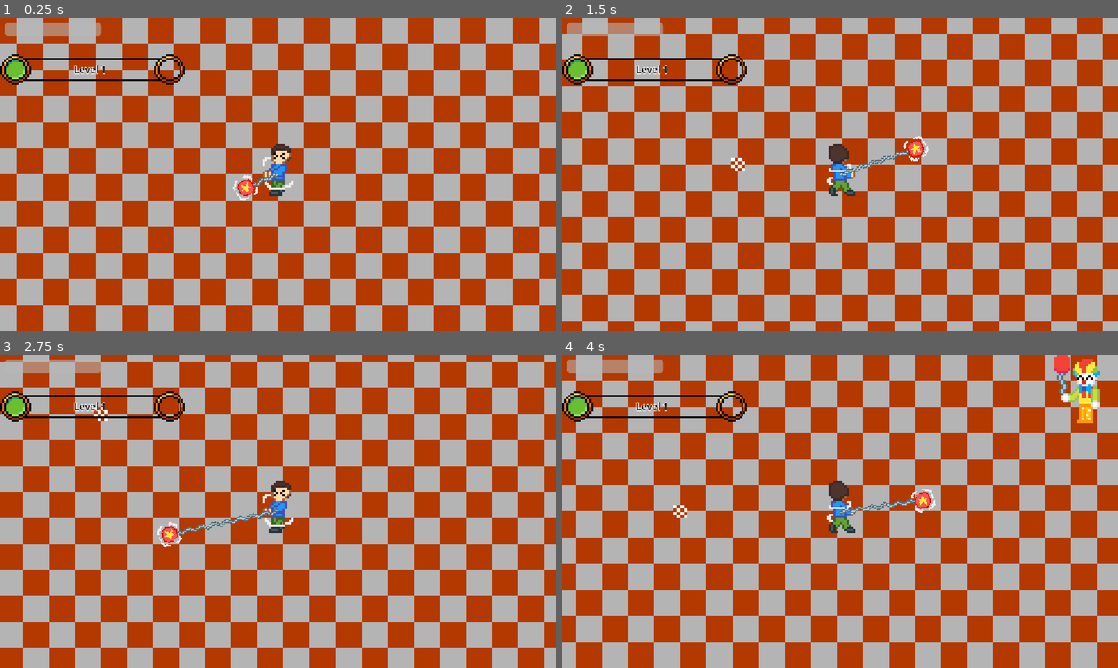
Above: before the commit, frames 1-4 (two rows, left to right).
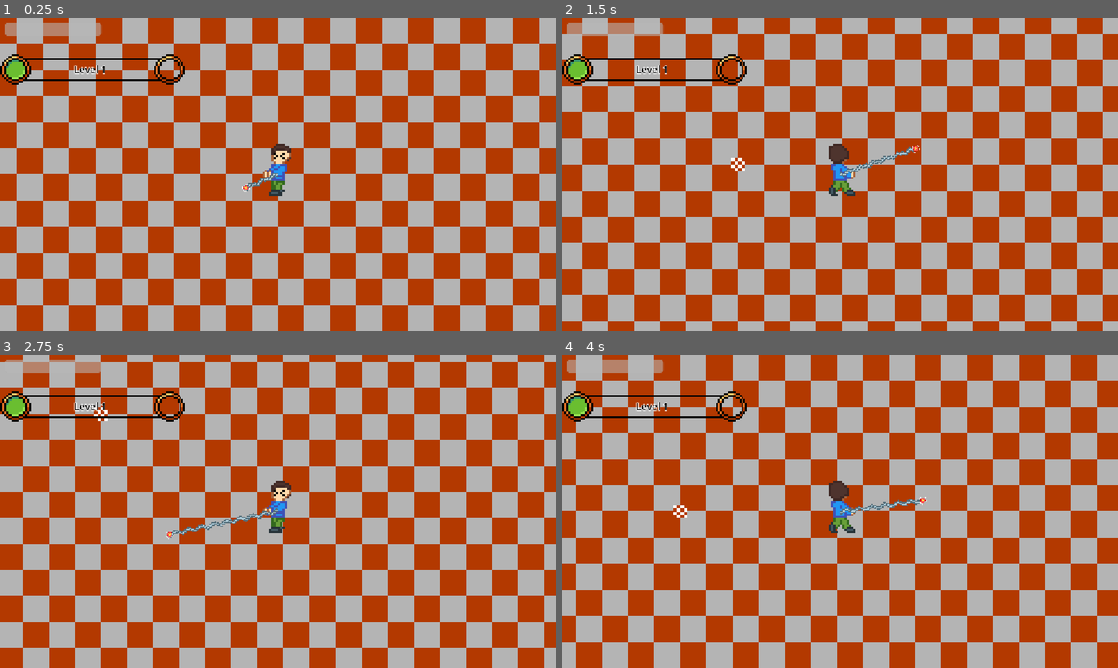
Above: after the commit, the same moments.

Repository: butteredsaltedtoast/super-miku-ball
Game: Godot game, scene res://levels/main_arena.tscn
Same seed, same stepped clock (60 frames per second), same inputs: the game is played once before the commit and once after it. Sound files missing from this copy of the repository are replaced by a short silence.
Inputs:
- Up to frame 1 (0.25 s): no input
- Up to frame 2 (1.5 s): hold Right (arrow_right) 0.53-1.28 s; hold Z (primary) 0.53-1.28 s; hold Down (arrow_down) from 1.28 s (still down); tap Z (primary) at 1.35 s
- Up to frame 3 (2.75 s): release Down (arrow_down) at 2.03 s; hold Right (arrow_right) from 2.03 s (still down); hold Z (primary) from 2.03 s (still down)
- Up to frame 4 (4 s): release Right (arrow_right) at 2.78 s; release Z (primary) at 2.78 s; hold Up (arrow_up) 2.78-3.53 s; tap Z (primary) at 2.85 s; hold Left (arrow_left) from 3.53 s (still down); hold Z (primary) from 3.53 s (still down)

The runs differ from the first frame. In frame 1, 0.2% of the frame differs, in the area x 41-53%, y 44-59%; in frame 2, 0.2%; in frame 3, 0.2%; in frame 4, 1.2%, in the area x 47-97%, y 0-54%.

Commit message:
music crossfades, shop slide in, sfx, shot telegraph, string hit fix, new spin sprites, centered cards

Diff:
--- a/enemies/enemy.gd
+++ b/enemies/enemy.gd
@@ -29,9 +29,11 @@
 func take_damage(damage: float, parent: Node2D, speed : float = 1.0) -> void:
 	if (cooldownTime == dmgCooldown):
 		hp -= damage
+		GameState.play_sfx("res://Audio/SFX/snd_enemy_hurt.mp3")
 		cooldownTime = 0.0
 		velocity += Vector2(cos(parent.rotation + 0.4)*(SPEED + 35)*speed,sin(parent.rotation + 0.4)*(SPEED + 35)*speed)
 
 		if(hp <= 0):
 			GameState.add_xp(1)
+			GameState.play_sfx("res://Audio/SFX/snd_player_hurt.mp3")
 			queue_free()
--- a/enemies/nutcracker.gd
+++ b/enemies/nutcracker.gd
@@ -1,11 +1,16 @@
 extends Enemy
 @export var projectile_scene : PackedScene
 func _on_shoot_timer_timeout() -> void:
-	if GameState.inMenu:
+	if GameState.player == null or GameState.player.dead or GameState.inMenu:
 		return
-	if GameState.player == null or GameState.player.dead:
+	GameState.play_sfx("res://Audio/SFX/snd_bullet_warning_1.mp3", -15)
+	$WarnTimer.start()
+
+func _on_warn_timer_timeout() -> void:
+	if GameState.player == null or GameState.player.dead or GameState.inMenu:
 		return
 	var p = projectile_scene.instantiate()
 	p.global_position = global_position
 	p.direction = global_position.direction_to(GameState.player.global_position)
+	GameState.play_sfx("res://Audio/SFX/snd_shot_1.mp3", -12)
 	get_tree().current_scene.add_child(p)
--- a/enemies/nutcracker.tscn
+++ b/enemies/nutcracker.tscn
@@ -42,4 +42,9 @@
 wait_time = 2.0
 autostart = true
 
+[node name="WarnTimer" type="Timer" parent="." index="3" unique_id=1527521006]
+wait_time = 0.4
+one_shot = true
+
 [connection signal="timeout" from="ShootTimer" to="." method="_on_shoot_timer_timeout"]
+[connection signal="timeout" from="WarnTimer" to="." method="_on_warn_timer_timeout"]
--- a/globals/game_state.gd
+++ b/globals/game_state.gd
@@ -2,10 +2,11 @@
 var player : CharacterBody2D
 var inMenu = false
 var xp : float = 0
-var xp_to_level : float = 5
+var xp_to_level : float = 3
 var level : int = 1
-var upgrades = {"damage": 0, "size": 0, "speed": 0, "stretch" : 0, "cradle" : 0, "loopdeloop": 0, "parry": 0, "walkthedog": 0}
-var max_upgrades = {"damage": 2, "size": 4, "speed": 4, "stretch" : 2, "cradle" : 1, "loopdeloop": 1, "parry": 1, "walkthedog": 1}
+var run_time: float = 0
+var upgrades = {"damage": 0, "size": 0, "speed": 0, "stretch": 0, "maxhp": 0, "cradle": 0, "loopdeloop": 0, "parry": 0, "walkthedog": 0}
+var max_upgrades = {"damage": 2, "size": 4, "speed": 4, "stretch" : 2, "maxhp": 5, "cradle": 1, "loopdeloop": 1, "parry": 1, "walkthedog": 1}
 @export var UI : CanvasLayer
 signal updateLevel
 signal closeShop
@@ -14,7 +15,15 @@
 	if xp >= xp_to_level:
 		xp -= xp_to_level
 		level += 1
-		xp_to_level *= 1.4
-		player.health = min(player.health + 3, player.maxHealth) #temporary
+		xp_to_level += 3
+		player.health = min(player.health + 3, player.maxHealth)
 		updateLevel.emit(level)
 		inMenu = true
+
+func play_sfx(path: String, volume := 0.0):
+	var p = AudioStreamPlayer.new()
+	p.stream = load(path)
+	p.volume_db = volume
+	add_child(p)
+	p.play()
+	p.finished.connect(p.queue_free)
--- a/levels/main_arena.tscn
+++ b/levels/main_arena.tscn
@@ -13,6 +13,8 @@
 [ext_resource type="Script" uid="uid://c4myvjxb6btu6" path="res://levels/level_text.gd" id="7_lm0sa"]
 [ext_resource type="Texture2D" uid="uid://dnn7e8xnriyfp" path="res://Sprites/UI/ShopGUI.png" id="11_g4hhx"]
 [ext_resource type="Script" uid="uid://cooasx2yge8mt" path="res://levels/shop.gd" id="11_k6gdd"]
+[ext_resource type="Texture2D" uid="uid://bu67f4d7ykiad" path="res://Sprites/UI/refuse button, but slanted.png" id="14_5y8qy"]
+[ext_resource type="Texture2D" uid="uid://bi6h5732a44ap" path="res://Sprites/UI/deck of cards ui individual.png" id="15_dg7fx"]
 
 [sub_resource type="TileSetAtlasSource" id="TileSetAtlasSource_21pgg"]
 texture = ExtResource("1_lx1v7")
@@ -94,7 +96,7 @@
 enemy_scenes = Array[PackedScene]([ExtResource("2_qpncq"), ExtResource("4_rjpa6")])
 
 [node name="Timer" type="Timer" parent="Spawner" unique_id=871362567]
-wait_time = 1.5
+wait_time = 3.0
 autostart = true
 
 [node name="Shop" type="CanvasLayer" parent="." unique_id=2132016490]
@@ -106,27 +108,45 @@
 texture = ExtResource("11_g4hhx")
 
 [node name="Card1" type="TextureButton" parent="Shop/ShopBG" unique_id=1842970741]
-offset_left = -123.33333
-offset_top = -37.000008
-offset_right = 41.66667
-offset_bottom = 183.0
+offset_left = -124.0
+offset_top = -37.0
+offset_right = -67.666664
+offset_bottom = 36.666664
+ignore_texture_size = true
 
-[node name="Card2" type="TextureButton" parent="Shop/ShopBG" unique_id=561339474]
-offset_left = -59.666656
-offset_top = -37.000008
-offset_right = 105.33334
-offset_bottom = 183.0
+[node name="Card2" type="TextureButton" parent="Shop/ShopBG" unique_id=1696664186]
+offset_left = -60.0
+offset_top = -37.33335
+offset_right = -3.6666641
+offset_bottom = 36.333305
+ignore_texture_size = true
 
-[node name="Card3" type="TextureButton" parent="Shop/ShopBG" unique_id=1228824009]
-offset_left = 4.3333435
-offset_top = -37.000008
-offset_right = 169.33334
-offset_bottom = 183.0
+[node name="Card3" type="TextureButton" parent="Shop/ShopBG" unique_id=541130941]
+offset_left = 4.0
+offset_top = -37.33336
+offset_right = 60.333336
+offset_bottom = 36.333298
+ignore_texture_size = true
 
-[node name="Card4" type="TextureButton" parent="Shop/ShopBG" unique_id=1428358583]
-offset_left = 69.0
-offset_top = -36.66667
-offset_right = 234.0
-offset_bottom = 183.33333
+[node name="Card4" type="TextureButton" parent="Shop/ShopBG" unique_id=1904305219]
+offset_left = 67.66669
+offset_top = -37.33336
+offset_right = 124.00002
+offset_bottom = 36.333298
+ignore_texture_size = true
+
+[node name="Refuse" type="TextureButton" parent="Shop/ShopBG" unique_id=1136573371]
+offset_left = 62.0
+offset_top = -95.333336
+offset_right = 162.0
+offset_bottom = -45.333336
+texture_normal = ExtResource("14_5y8qy")
+
+[node name="Deck" type="TextureButton" parent="Shop/ShopBG" unique_id=77718591]
+offset_left = -142.33333
+offset_top = -94.00001
+offset_right = -92.33333
+offset_bottom = -44.000008
+texture_normal = ExtResource("15_dg7fx")
 
 [connection signal="timeout" from="Spawner/Timer" to="Spawner" method="_on_timer_timeout"]
--- a/levels/shop.gd
+++ b/levels/shop.gd
@@ -2,7 +2,12 @@
 signal updateLevel
 signal closeShop
 @onready var cards = [$ShopBG/Card1, $ShopBG/Card2, $ShopBG/Card3, $ShopBG/Card4]
-var card_names = {"damage": "YoyoDamage", "size": "YoyoSize", "speed": "YoyoSpeed", "stretch": "StringStretch", "cradle": "Cradle", "loopdeloop": "LoopDeLoop", "parry": "Parry", "walkthedog": "WalkTheDog"}
+@onready var shop_target = $ShopBG.position
+var card_names = {"damage": "SpikeYoyo", "size": "YoyoSize", "speed": "YoyoSpeed", "stretch": "StringStretch", "maxhp": "StringMax", "cradle": "Cradle", "loopdeloop": "LoopDeLoop", "parry": "Parry", "walkthedog": "WalkTheDog"}
+var card_descs = {
+	"damage": "Yoyo hits harder!",
+
+}
 var cantake = []
 
 func _ready() -> void:
@@ -10,13 +15,17 @@
 	GameState.updateLevel.connect(_onShopOpen)
 	for k in 4:
 		cards[k].pressed.connect(_on_card_picked.bind(k))
+	$ShopBG/Refuse.pressed.connect(func(): GameState.play_sfx("res://Audio/SFX/snd_confirm.mp3"); _close_shop())
 	pass
 
 func _process(delta: float) -> void:
 	pass
 
 func _onShopOpen(level: int):
+	GameState.play_sfx("res://Audio/SFX/snd_shop_alert.mp3")
 	visible = true
+	$ShopBG.position = shop_target + Vector2(0, 400)
+	create_tween().tween_property($ShopBG, "position", shop_target, 0.3).set_trans(Tween.TRANS_BACK).set_ease(Tween.EASE_OUT)
 	var pool = []
 	for k in GameState.upgrades:
 		if GameState.upgrades[k] < GameState.max_upgrades[k]:
@@ -34,8 +43,14 @@
 		else:
 			cards[k].visible = false
 
-func _on_card_picked(k: int):
-	GameState.upgrades[cantake[k]] += 1
+func _close_shop():
 	visible = false
 	GameState.inMenu = false
 	closeShop.emit()
+
+func _on_card_picked(k: int):
+	GameState.play_sfx("res://Audio/SFX/snd_shop_purchase.mp3")
+	GameState.upgrades[cantake[k]] += 1
+	if cantake[k] == "maxhp":
+		GameState.player.health += 2
+	_close_shop()
--- a/levels/spawner.gd
+++ b/levels/spawner.gd
@@ -1,14 +1,24 @@
 extends Node2D
 @export var enemy_scenes : Array[PackedScene]
 var enemySpread = [0,0.2,0.4,0.6]
+
+func _ready() -> void:
+	GameState.updateLevel.connect(_on_level_up)
+
 func _on_timer_timeout() -> void:
 	if (GameState.inMenu):
 		return
 	if GameState.player == null or GameState.player.dead:
+		return
+	if get_tree().get_nodes_in_group("enemies").size() >= 60:
 		return
 	var enemy = 0
 	if (randf() < enemySpread[min(GameState.level,len(enemySpread)-1)]):
 		enemy = 1
 	var e = enemy_scenes[enemy].instantiate()
 	e.global_position = GameState.player.global_position + Vector2.RIGHT.rotated(randf() * TAU) * 700
+	e.hp = e.maxHP * (1 + GameState.run_time / 600.0)
 	get_tree().current_scene.add_child(e)
+
+func _on_level_up(level: int) -> void:
+	$Timer.wait_time = max(0.4, 3 * pow(0.85, level - 1))
--- a/player/player.gd
+++ b/player/player.gd
@@ -21,12 +21,12 @@
 @export var shop = CanvasLayer
 var string_frames = [preload("res://Sprites/PlayerSprites/YoyoSprites/String1.png"), preload("res://Sprites/PlayerSprites/YoyoSprites/String2.png"), preload("res://Sprites/PlayerSprites/YoyoSprites/String3.png"), preload("res://Sprites/PlayerSprites/YoyoSprites/String4.png")]
 var string_time : float = 0.0
-#signal closeShop
 func _ready() -> void:
 	GameState.player = self
 	GameState.level = 1
 	GameState.xp = 0
-	GameState.xp_to_level = 10
+	GameState.xp_to_level = 3
+	GameState.run_time = 0
 	for k in GameState.upgrades:
 		GameState.upgrades[k] = 0
 	anim_sprite.play("default")
@@ -34,22 +34,24 @@
 	$MusicMaker.play()
 	$MusicMaker3.stop()
 	shop.closeShop.connect(_close_menu)
+
 func _close_menu():
-	$MusicMaker.play($MusicMaker3.get_playback_position())
-	$MusicMaker3.stop()
+	crossfade($MusicMaker3, $MusicMaker)
 
 func _physics_process(delta: float) -> void:
 	if (GameState.inMenu):
-		if ($MusicMaker.playing):
-			$MusicMaker3.play($MusicMaker.get_playback_position())
-			$MusicMaker.stop()
-
+		if not $MusicMaker3.playing:
+			crossfade($MusicMaker, $MusicMaker3)
 		return
 	if dead and Input.is_action_just_pressed("restart"):
 		get_tree().reload_current_scene()
 		return
 	elif dead:
 		return
+	GameState.run_time += delta
+	yoyo_speed = 100 * (1 + 0.15 * GameState.upgrades["speed"])
+	yoyo.scale = Vector2.ONE * (1 + 0.2 * GameState.upgrades["size"])
+	maxHealth = 10.0 + 2.0 * GameState.upgrades["maxhp"]
 	var direction := Input.get_vector("arrow_left", "arrow_right", "arrow_up", "arrow_down")
 	velocity = velocity.move_toward(direction * SPEED, ACCEL * delta)
 	$YoyoPivot.rotation += (yoyo_speed - 10 * min(extension_time,6.0)) * delta * PI/ 40
@@ -76,7 +78,7 @@
 	elif (not is_extended and yoyo.position.x < 120.0):
 		extension_time = clamp(extension_time - 10 * delta, 0.0, 6.0)
 	if Input.is_action_pressed("primary"):
-		target_length = 100.0 + health * 20
+		target_length = 100.0 + health * [20, 26, 32][GameState.upgrades["stretch"]]
 		is_extended = true
 		retract_speed = 1.0
 	else:
@@ -98,27 +100,40 @@
 			take_damage(1.0)
 	var ropehits = ropeCollide.get_overlapping_bodies()
 	for body in ropehits:
-		if yoyo.overlaps_body(body):
+		if not body.is_in_group("enemies"):
 			continue
-		if "enemies" in body.get_groups() and target_length > yoyo.position.x - 10:
-			take_damage(1.0)
+		if yoyo.overlaps_body(body) or body.cooldownTime < body.dmgCooldown:
+			continue
+		if target_length > yoyo.position.x - 10:
+			take_damage(1.0, true)
 
-func take_damage(damage: float) -> void:
+func take_damage(damage: float, from_string := false) -> void:
 	if invincible or dead:
 		return
 	health -= damage
 	if health <= 0:
 		dead = true
+		GameState.play_sfx("res://Audio/SFX/snd_death.mp3")
 		$YoyoPivot.visible = false
 		yoyo.set_deferred("monitoring", false)
 		anim_sprite.play("death")
-		$MusicMaker2.play($MusicMaker.get_playback_position())
-		$MusicMaker.stop()
+		crossfade($MusicMaker, $MusicMaker2, 1)
 		create_tween().tween_property(get_tree().current_scene.get_node("%DeathLabel"), "modulate:a", 1.0, 1.0)
 		return
-	print("took damage. health: ", health)
+	if from_string:
+		GameState.play_sfx("res://Audio/SFX/snd_string_hurt.mp3")
+	else:
+		GameState.play_sfx("res://Audio/SFX/snd_hurt.mp3")
 	invincible = true
 	$Timer.start()
 
 func _on_timer_timeout() -> void:
 	invincible = false
+
+func crossfade(from, to, time := 0.6):
+	to.volume_db = -40
+	to.play(from.get_playback_position())
+	var t = create_tween().set_parallel(true)
+	t.tween_property(to, "volume_db", 0.0, time)
+	t.tween_property(from, "volume_db", -40.0, time)
+	t.chain().tween_callback(from.stop)
--- a/player/player.tscn
+++ b/player/player.tscn
@@ -2,20 +2,20 @@
 
 [ext_resource type="Script" uid="uid://b86xjhgib6tnk" path="res://player/player.gd" id="1_rkbax"]
 [ext_resource type="Texture2D" uid="uid://b1jkk5lu1wtw5" path="res://Sprites/PlayerSprites/Death1.png" id="2_1s1yo"]
-[ext_resource type="Texture2D" uid="uid://becm386dk2qn5" path="res://Sprites/PlayerSprites/Spin1.png" id="2_2ieo8"]
 [ext_resource type="Texture2D" uid="uid://dj5ao2nrugydb" path="res://Sprites/PlayerSprites/Death2.png" id="3_5ejfk"]
-[ext_resource type="Texture2D" uid="uid://wal7q4o3gg8p" path="res://Sprites/PlayerSprites/Spin2.png" id="3_ebec5"]
 [ext_resource type="PackedScene" uid="uid://btmp35koj5qr4" path="res://player/yoyo.tscn" id="3_g1dw6"]
 [ext_resource type="Texture2D" uid="uid://0khldnxlty47" path="res://Sprites/PlayerSprites/Death3.png" id="4_jd2rm"]
-[ext_resource type="Texture2D" uid="uid://26frdoqt4qup" path="res://Sprites/PlayerSprites/Spin3.png" id="4_yllr7"]
-[ext_resource type="Texture2D" uid="uid://2m4ghiy50brw" path="res://Sprites/PlayerSprites/Spin4.png" id="5_kb6p2"]
 [ext_resource type="Texture2D" uid="uid://d3bd8u0isg7qh" path="res://Sprites/PlayerSprites/Death4.png" id="5_q28gw"]
 [ext_resource type="Texture2D" uid="uid://wvpoyp702j3k" path="res://Sprites/PlayerSprites/Death5.png" id="6_ge24q"]
-[ext_resource type="Texture2D" uid="uid://biysi5b0lmfqo" path="res://Sprites/PlayerSprites/Spin5.png" id="6_wodsf"]
-[ext_resource type="Texture2D" uid="uid://i7uaqxo1e3tv" path="res://Sprites/PlayerSprites/Spin6.png" id="7_32hag"]
+[ext_resource type="Texture2D" uid="uid://kwqv2hg0v6g8" path="res://Sprites/PlayerSprites/NewSpin1.png" id="7_ge24q"]
 [ext_resource type="Texture2D" uid="uid://cjpw5h4an5c10" path="res://Sprites/PlayerSprites/WalkRight4.png" id="7_pnw6m"]
-[ext_resource type="Texture2D" uid="uid://creibhfwft801" path="res://Sprites/PlayerSprites/Spin7.png" id="8_tqiix"]
-[ext_resource type="Texture2D" uid="uid://caafqgblixaie" path="res://Sprites/PlayerSprites/Spin8.png" id="9_e7oew"]
+[ext_resource type="Texture2D" uid="uid://cbnojnkqknost" path="res://Sprites/PlayerSprites/NewSpin2.png" id="8_pnw6m"]
+[ext_resource type="Texture2D" uid="uid://d02vpsul0mfxh" path="res://Sprites/PlayerSprites/NewSpin3.png" id="9_1so5t"]
+[ext_resource type="Texture2D" uid="uid://cbj1nox6im6ax" path="res://Sprites/PlayerSprites/NewSpin4.png" id="10_55jnj"]
+[ext_resource type="Texture2D" uid="uid://c8lf8vyqql4wx" path="res://Sprites/PlayerSprites/NewSpin5.png" id="11_dx5ib"]
+[ext_resource type="Texture2D" uid="uid://c10dfi10mbhj4" path="res://Sprites/PlayerSprites/NewSpin6.png" id="12_a2xo5"]
+[ext_resource type="Texture2D" uid="uid://c6ybp73m6w40i" path="res://Sprites/PlayerSprites/NewSpin7.png" id="13_art4l"]
+[ext_resource type="Texture2D" uid="uid://d1kb7jjc2itkv" path="res://Sprites/PlayerSprites/NewSpin8.png" id="14_fjxoa"]
 [ext_resource type="Texture2D" uid="uid://cx2wkty7pqfr" path="res://Sprites/PlayerSprites/WalkDown1.png" id="16_1so5t"]
 [ext_resource type="Texture2D" uid="uid://d26r1phu7m5qb" path="res://Sprites/PlayerSprites/WalkDown2.png" id="17_55jnj"]
 [ext_resource type="Texture2D" uid="uid://co4v15j62es52" path="res://Sprites/PlayerSprites/WalkDown3.png" id="18_dx5ib"]
@@ -60,29 +60,29 @@
 "speed": 5.0
 }, {
 "frames": [{
-"duration": 0.5,
-"texture": ExtResource("2_2ieo8")
-}, {
-"duration": 0.5,
-"texture": ExtResource("3_ebec5")
-}, {
-"duration": 0.5,
-"texture": ExtResource("4_yllr7")
-}, {
-"duration": 0.5,
-"texture": ExtResource("5_kb6p2")
-}, {
-"duration": 0.5,
-"texture": ExtResource("6_wodsf")
-}, {
-"duration": 0.5,
-"texture": ExtResource("7_32hag")
-}, {
-"duration": 0.5,
-"texture": ExtResource("8_tqiix")
-}, {
-"duration": 0.5,
-"texture": ExtResource("9_e7oew")
+"duration": 1.0,
+"texture": ExtResource("7_ge24q")
+}, {
+"duration": 1.0,
+"texture": ExtResource("8_pnw6m")
+}, {
+"duration": 1.0,
+"texture": ExtResource("9_1so5t")
+}, {
+"duration": 1.0,
+"texture": ExtResource("10_55jnj")
+}, {
+"duration": 1.0,
+"texture": ExtResource("11_dx5ib")
+}, {
+"duration": 1.0,
+"texture": ExtResource("12_a2xo5")
+}, {
+"duration": 1.0,
+"texture": ExtResource("13_art4l")
+}, {
+"duration": 1.0,
+"texture": ExtResource("14_fjxoa")
 }],
 "loop": 1,
 "name": &"default",
@@ -171,7 +171,7 @@
 position = Vector2(0, -15)
 scale = Vector2(5, 5)
 sprite_frames = SubResource("SpriteFrames_w4o6v")
-animation = &"walk_up"
+frame_progress = 0.21899025
 
 [node name="CollisionShape2D" type="CollisionShape2D" parent="." unique_id=732301362]
 position = Vector2(-0.5, -7.5)
--- a/player/yoyo.gd
+++ b/player/yoyo.gd
@@ -4,4 +4,4 @@
 func _on_body_entered(body: Node2D) -> void:
 	#print(body.get_groups())
 	if body.is_in_group("enemies"):
-		body.take_damage(25.0,get_parent(),position.x/80)
+		body.take_damage([25, 35, 50][GameState.upgrades["damage"]],get_parent(),position.x/80)
Not shown, added: Audio/SFX/snd_bullet_parry.mp3.import
Not shown, added: Audio/SFX/snd_bullet_warning_1.mp3.import
Not shown, added: Audio/SFX/snd_confirm.mp3.import
Not shown, added: Audio/SFX/snd_death.mp3.import
Not shown, added: Audio/SFX/snd_enemy_hurt.mp3.import
Not shown, added: Audio/SFX/snd_hurt.mp3.import
Not shown, added: Audio/SFX/snd_player_hurt.mp3.import
Not shown, added: Audio/SFX/snd_shop_alert.mp3.import
Not shown, added: Audio/SFX/snd_shop_purchase.mp3.import
Not shown, added: Audio/SFX/snd_shot_1.mp3.import
Not shown, added: Audio/SFX/snd_shot_2.mp3.import
Not shown, added: Audio/SFX/snd_shot_3.mp3.import
(and 36 more such lines)
